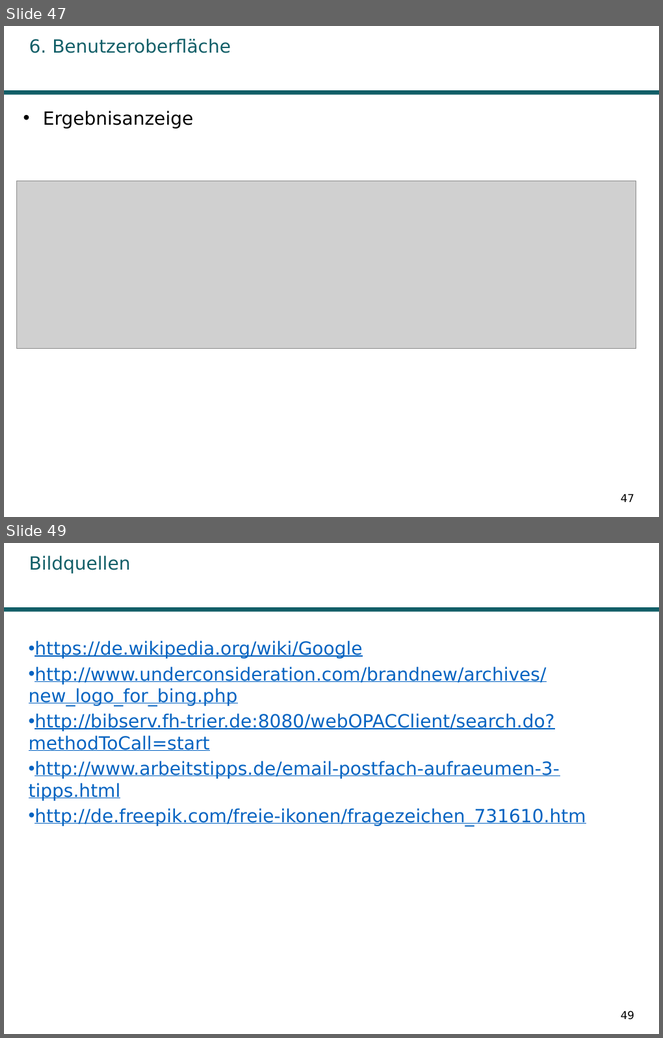
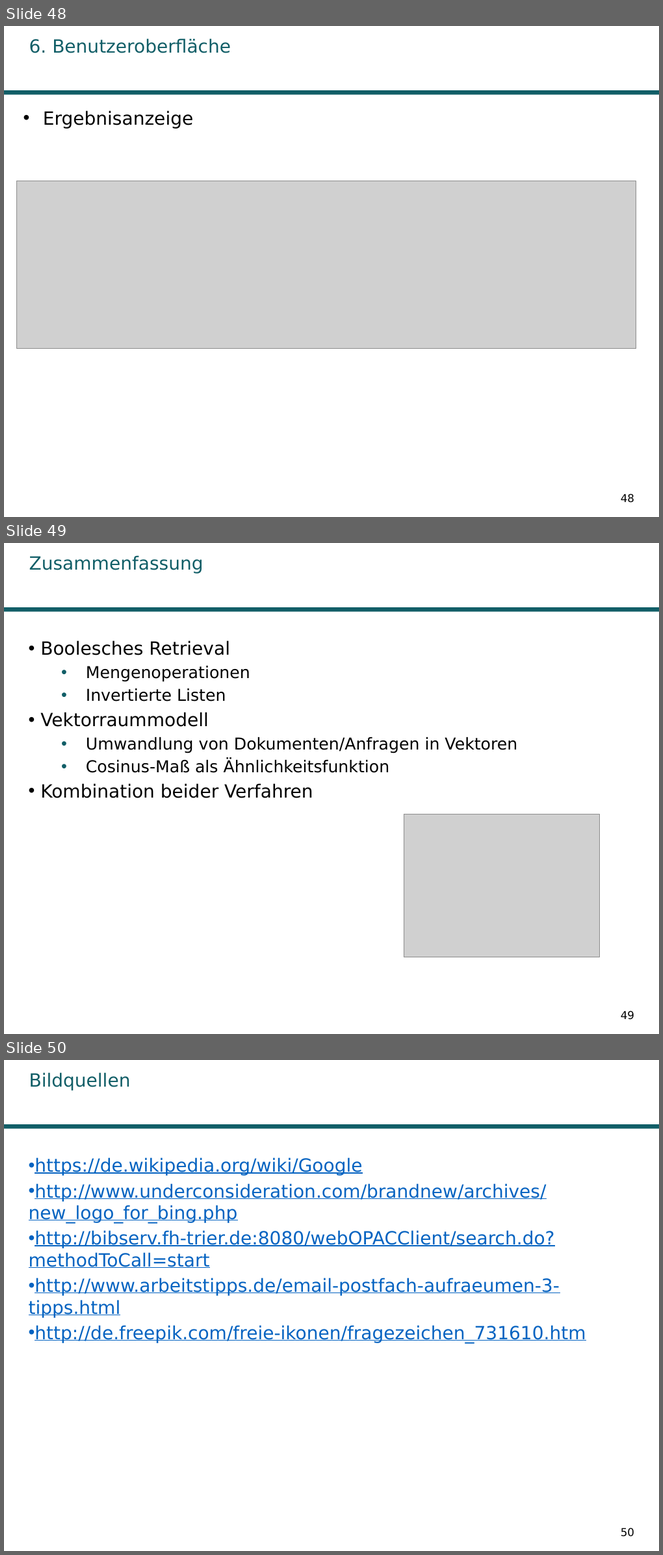
Before and after one commit to AnnikaK/SuchTool, a slide deck: Praesentation/Praesi.pptx. Shown one above the other, each under a label of ours: slides 47 and 49 before the commit, slides 48, 49 and 50 after it; the slides between them are not shown. The pictures are 663x1038 and 663x1555 pixels, drawn with LibreOffice and Linux fonts; fonts in the diff are those of the drawing; grey boxes stand for pictures; background and template pictures are left out. Boxes give left, top, right and bottom in pixels: in the first picture for what was removed or moved away, otherwise in the second. Text is boxed around its words. In the diff, an @@ line names an element or a change of style, - is before the commit and + after.

Commit message:
übersicht + zusammenfassung

```diff
--- a/Praesentation/Praesi.pptx
+++ b/Praesentation/Praesi.pptx
@@ slide 49 added at (x1=4, y1=543, x2=659, y2=1034), background #FFFFFF; not listed: 1 template element that a slide beside it also shows @@
@@ title added at (x1=29, y1=555, x2=204, y2=574), 20 pt, text #115E67 @@
+Zusammenfassung
@@ text added at (x1=40, y1=641, x2=518, y2=798), 18 pt, text #000000 @@
+• Boolesches Retrieval
+  • Mengenoperationen
+  • Invertierte Listen
+• Vektorraummodell
+  • Umwandlung von Dokumenten/Anfragen in Vektoren
+  • Cosinus-Maß als Ähnlichkeitsfunktion
+• Kombination beider Verfahren
@@ picture added at (x1=404, y1=814, x2=599, y2=957) @@
@@ page number added at (x1=621, y1=1011, x2=634, y2=1020), 12 pt, text #000000 @@
+49
@@ what was slide 47 is now slide 48 @@
@@ page number at (x1=621, y1=494, x2=634, y2=503): text changed @@
-47
+48
@@ what was slide 49 is now slide 50 @@
@@ page number at (x1=621, y1=1528, x2=634, y2=1537): text changed @@
-49
+50
```
Also in this commit, not shown: 1 other slide added, 1 slide removed.
